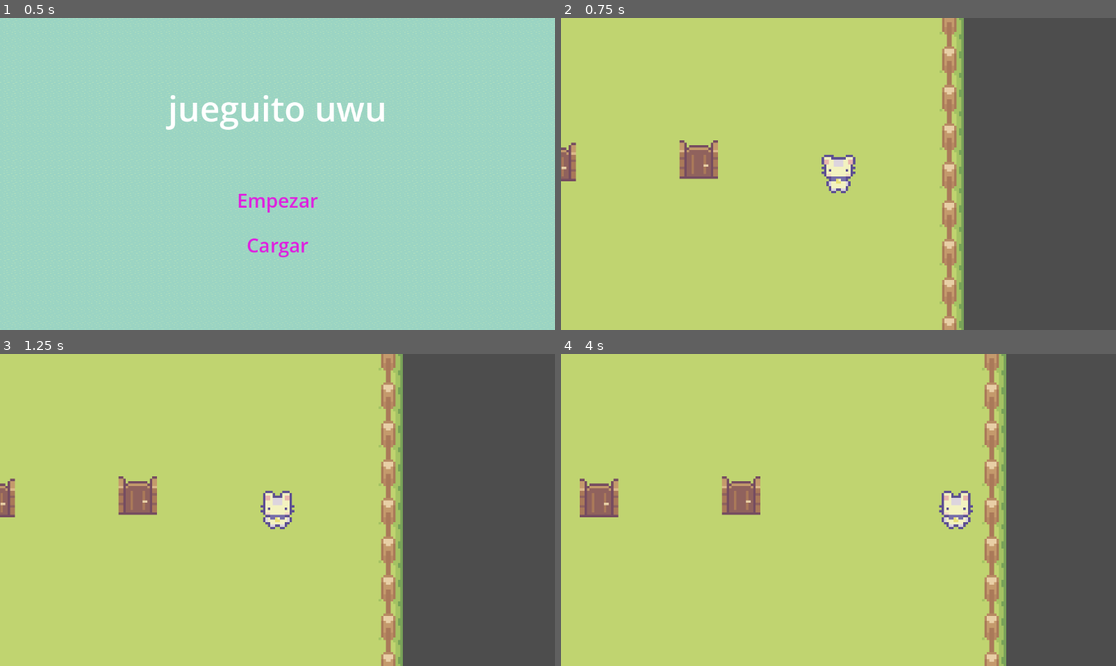
Above: before the commit, frames 1-4 (two rows, left to right).
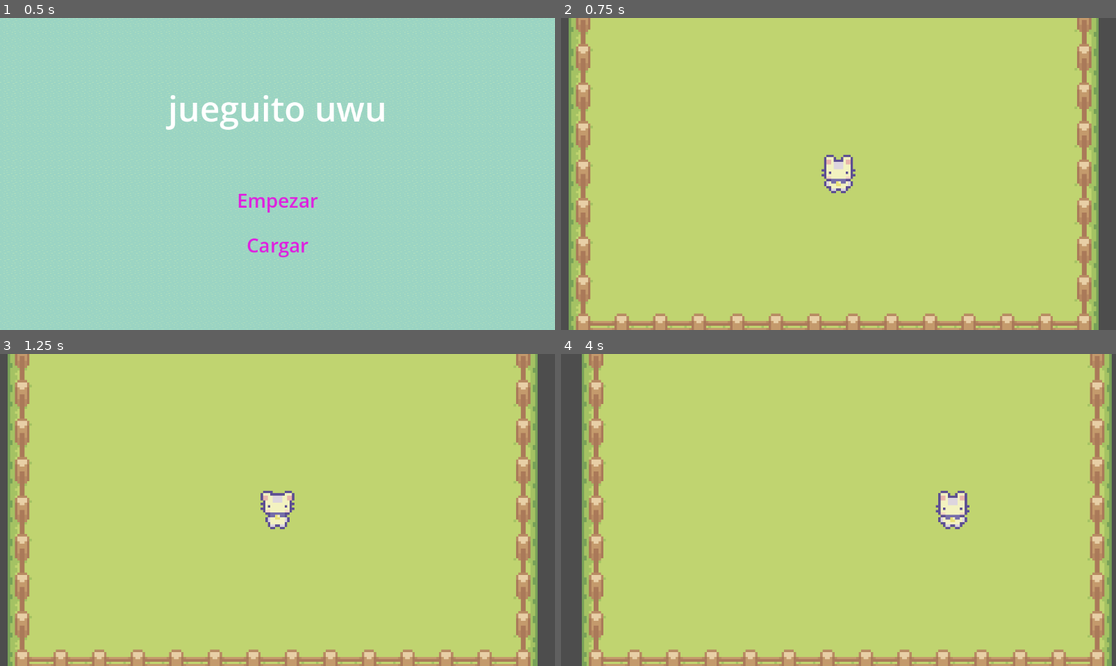
Above: after the commit, the same moments.

Repository: makiniqa/conocimiento-absurdo
Game: Godot game, scene res://Scenes/game.tscn
Same seed, same stepped clock (60 frames per second), same inputs: the game is played once before the commit and once after it.
Inputs (mouse positions are in pixels of both pictures, inside the frame that each line leads up to):
- Up to frame 1 (0.5 s): no input
- Up to frame 2 (0.75 s): click "Empezar" at 0.5 s
- Up to frame 3 (1.25 s): no input
- Up to frame 4 (4 s): tap Enter (ui_accept) at 1.25, 1.52, 2.27, 3.77 s; move the mouse to (699, 494) at 1.27 s; hold Right (right) 1.28-2.78 s; click (699, 494) at 1.42 s; move the mouse to (727, 525) at 2.02 s; click (727, 525) at 2.17 s; move the mouse to (894, 441) at 2.77 s; hold Left (left) 2.78-3.53 s; click (894, 441) at 2.92 s; move the mouse to (771, 497) at 3.52 s; hold Right (right) from 3.53 s (still down); click (771, 497) at 3.67 s

Frame 1 is identical in both runs. In frame 2, 36% of the frame differs, in the area x 0-97%, y 0-100%; in frame 3, 36%; in frame 4, 33%.

Commit message:
cajita de dialogo :3

Diff:
--- /dev/null
+++ b/Scenes/dialogue_box.tscn
@@ -0,0 +1,57 @@
+[gd_scene format=3 uid="uid://caxpriv3c766y"]
+
+[ext_resource type="Script" uid="uid://ctvm58p6t1fdh" path="res://Scripts/dialogue_box.gd" id="1_hygrc"]
+
+[sub_resource type="LabelSettings" id="LabelSettings_vo4xn"]
+font_size = 26
+outline_size = 10
+outline_color = Color(0, 0, 0, 1)
+
+[sub_resource type="Gradient" id="Gradient_vo4xn"]
+colors = PackedColorArray(1, 0, 0, 1, 1, 0, 1, 1)
+
+[sub_resource type="GradientTexture2D" id="GradientTexture2D_hygrc"]
+gradient = SubResource("Gradient_vo4xn")
+fill = 1
+fill_from = Vector2(0.5, 0.5)
+
+[node name="DialogueBox" type="Control" unique_id=380382360]
+layout_mode = 3
+anchors_preset = 15
+anchor_right = 1.0
+anchor_bottom = 1.0
+grow_horizontal = 2
+grow_vertical = 2
+script = ExtResource("1_hygrc")
+
+[node name="CanvasLayer" type="CanvasLayer" parent="." unique_id=254495001]
+
+[node name="Label" type="Label" parent="CanvasLayer" unique_id=764095002]
+anchors_preset = -1
+anchor_left = 0.5
+anchor_top = 0.98
+anchor_right = 0.5
+anchor_bottom = 0.98
+offset_left = -199.0
+offset_top = -36.0
+offset_right = 199.0
+grow_horizontal = 2
+grow_vertical = 0
+text = "Hola mundo asjfhlasjhdghjkadh"
+label_settings = SubResource("LabelSettings_vo4xn")
+horizontal_alignment = 1
+vertical_alignment = 1
+
+[node name="TextureRect" type="TextureRect" parent="CanvasLayer/Label" unique_id=866921332]
+z_index = -1
+layout_mode = 1
+anchors_preset = -1
+anchor_left = -0.1
+anchor_top = -0.1
+anchor_right = 1.1
+anchor_bottom = 1.1
+grow_horizontal = 2
+grow_vertical = 2
+texture = SubResource("GradientTexture2D_hygrc")
+
+[node name="AudioStreamPlayer" type="AudioStreamPlayer" parent="." unique_id=1694669748]
--- a/Scenes/game.tscn
+++ b/Scenes/game.tscn
@@ -2,7 +2,6 @@
 
 [ext_resource type="Script" uid="uid://dqgf0ighix6qv" path="res://Scripts/game.gd" id="1_wrm1d"]
 [ext_resource type="PackedScene" uid="uid://b23sfylso5pfr" path="res://Scenes/level_loader.tscn" id="2_3dryh"]
-[ext_resource type="PackedScene" uid="uid://2fpcu6o3qcp0" path="res://Scenes/player.tscn" id="2_qxrlw"]
 
 [node name="Game" type="Node2D" unique_id=1528083587]
 script = ExtResource("1_wrm1d")
@@ -11,10 +10,6 @@
 offset_right = 40.0
 offset_bottom = 40.0
 
-[node name="Player" parent="." unique_id=1915309905 instance=ExtResource("2_qxrlw")]
-z_index = 1
-position = Vector2(10, 6)
-
 [node name="Level_Loader" parent="." unique_id=2094152714 instance=ExtResource("2_3dryh")]
 
 [connection signal="level_changed" from="Level_Loader" to="." method="_on_level_loader_level_changed"]
--- a/Scenes/nivel_1.tscn
+++ b/Scenes/nivel_1.tscn
@@ -3,8 +3,9 @@
 [ext_resource type="Texture2D" uid="uid://b6gmfyj42sr50" path="res://Tilesets/Grass.png" id="1_3givb"]
 [ext_resource type="Script" uid="uid://cqm34cjwc1lyy" path="res://Scripts/nivel_1.gd" id="1_epurl"]
 [ext_resource type="Texture2D" uid="uid://djft675k12co7" path="res://Tilesets/Fences.png" id="2_ecx5m"]
-[ext_resource type="PackedScene" uid="uid://by0novrk3eljo" path="res://Scenes/door.tscn" id="3_ecx5m"]
-[ext_resource type="PackedScene" uid="uid://cy6irfu2xpx63" path="res://Scenes/animated_gate.tscn" id="5_hwnlj"]
+[ext_resource type="PackedScene" uid="uid://bmkil8moafb8q" path="res://Scenes/animated_gate.tscn" id="5_hwnlj"]
+[ext_resource type="PackedScene" uid="uid://2fpcu6o3qcp0" path="res://Scenes/player.tscn" id="5_jmhww"]
+[ext_resource type="PackedScene" uid="uid://caxpriv3c766y" path="res://Scenes/dialogue_box.tscn" id="6_jmhww"]
 
 [sub_resource type="TileSetAtlasSource" id="TileSetAtlasSource_820xk"]
 texture = ExtResource("1_3givb")
@@ -431,41 +432,6 @@
 physics_layer_0/collision_layer = 1
 sources/0 = SubResource("TileSetAtlasSource_l2piy")
 
-[sub_resource type="Animation" id="Animation_jmhww"]
-tracks/0/type = "value"
-tracks/0/imported = false
-tracks/0/enabled = true
-tracks/0/path = NodePath(".:frame")
-tracks/0/interp = 1
-tracks/0/loop_wrap = true
-tracks/0/keys = {
-"times": PackedFloat32Array(0, 0.25, 0.26666668, 0.5, 0.75),
-"transitions": PackedFloat32Array(1, 1, 1, 1, 1),
-"update": 1,
-"values": [1, 1, 3, 2, 0]
-}
-
-[sub_resource type="Animation" id="Animation_22i05"]
-resource_name = "open"
-tracks/0/type = "value"
-tracks/0/imported = false
-tracks/0/enabled = true
-tracks/0/path = NodePath(".:frame")
-tracks/0/interp = 1
-tracks/0/loop_wrap = true
-tracks/0/keys = {
-"times": PackedFloat32Array(0, 0.25, 0.5, 0.75),
-"transitions": PackedFloat32Array(1, 1, 1, 1),
-"update": 1,
-"values": [1, 3, 2, 0]
-}
-
-[sub_resource type="AnimationLibrary" id="AnimationLibrary_kyajb"]
-_data = {
-&"RESET": SubResource("Animation_jmhww"),
-&"open": SubResource("Animation_22i05")
-}
-
 [node name="Nivel1" type="Node2D" unique_id=1398036209]
 script = ExtResource("1_epurl")
 
@@ -477,16 +443,16 @@
 tile_map_data = PackedByteArray("AAD2//v/AAABAAAAAAD2//z/AAAAAAEAAAD2//3/AAAAAAEAAAD2//7/AAAAAAEAAAD2////AAAAAAEAAAD2/w …(848 unchanged characters)…
 tile_set = SubResource("TileSet_3wii6")
 
-[node name="Door" parent="." unique_id=91538309 instance=ExtResource("3_ecx5m")]
-position = Vector2(-48, 0)
-frame = 1
+[node name="AnimatedGate" parent="." unique_id=2047117113 instance=ExtResource("5_hwnlj")]
+position = Vector2(-46, 0)
 active = true
 
-[node name="AnimationPlayer" type="AnimationPlayer" parent="Door" unique_id=114782114]
-libraries/ = SubResource("AnimationLibrary_kyajb")
-
-[node name="AnimatedGate" parent="." unique_id=2047117113 instance=ExtResource("5_hwnlj")]
-position = Vector2(-107, 1)
-active = true
-
-[connection signal="entered" from="Door" to="." method="_on_door_entered"]
+[node name="Player" parent="." unique_id=1915309905 instance=ExtResource("5_jmhww")]
+z_index = 1
+position = Vector2(-46, 119)
+
+[node name="DialogueBox" parent="." unique_id=380382360 instance=ExtResource("6_jmhww")]
+top_level = true
+z_index = 1
+
+[connection signal="entered" from="AnimatedGate" to="." method="_on_animated_gate_entered"]
--- /dev/null
+++ b/Scripts/dialogue_box.gd
@@ -0,0 +1,39 @@
+extends Control
+
+var t0: float = 0
+var t1: float = 0
+var displayTime: float = 0
+var displayText: String = ""
+var currentText: String = ""
+var textIndex := 0
+var shouldDisplay := false
+var charsPerSecond := 0.0
+
+signal newCharInText
+
+func _ready():
+	$CanvasLayer.visible = false
+
+func display_text(text:String, time:float):
+	shouldDisplay = not text.is_empty() and time > 0.0
+	displayTime = time
+	displayText = text
+	currentText = ""
+	textIndex = 0
+	charsPerSecond = text.length() / (time * 0.5)
+	t0 = Time.get_ticks_msec()*1.0e-3
+	$CanvasLayer.visible = true
+	$CanvasLayer/Label.text = currentText
+
+func _process(_delta: float) -> void:
+	if shouldDisplay:
+		t1 = Time.get_ticks_msec()*1.0e-3
+		var delta = t1-t0
+		if delta >= textIndex/charsPerSecond and currentText != displayText:
+			textIndex += 1
+			currentText = displayText.substr(0,textIndex)
+			$CanvasLayer/Label.text = currentText
+			newCharInText.emit()
+		if (delta > displayTime):
+			shouldDisplay = false
+			$CanvasLayer.visible = false
--- a/Scripts/door.gd
+++ b/Scripts/door.gd
@@ -30,7 +30,6 @@
 	pass
 
 func open():
-	isOpen = true
 	if animationPlayer != null:
 		animationPlayer.play("open")
 	pass
@@ -52,6 +51,6 @@
 func _on_area_2d_body_exited(body: Node2D) -> void:
 	isInsideInteractRadius = false
 
-
 func _on_animation_player_animation_finished(anim_name: StringName) -> void:
 	$StaticBody2D/CollisionShape2D.set_deferred("disabled", true)
+	isOpen = true
--- a/Scripts/game.gd
+++ b/Scripts/game.gd
@@ -1,16 +1,4 @@
 extends Node2D
-
-func _ready():
-	$Player/Camera2D.enabled = false
-
-
-func _on_level_loader_menu_enter() -> void:
-	$Player/Camera2D.enabled = false
-	$Player.visible = false
-
-func _on_level_loader_menu_exit() -> void:
-	$Player/Camera2D.enabled = true
-	$Player.visible = true
 
 func _on_level_loader_level_changed() -> void:
 	print("cambio de nivel :3")
--- a/Scripts/nivel_1.gd
+++ b/Scripts/nivel_1.gd
@@ -1,7 +1,16 @@
 extends Level
 
-func _on_door_entered(where: Door) -> void:
-	print("Salisteee :3333")
-	change_level = true
-	next_level = 0
-	#get_tree().quit()
+var door_entered := false
+var time_door_entered: int
+
+func _on_animated_gate_entered(where: Door) -> void:
+	if not door_entered:
+		door_entered = true
+		$DialogueBox.display_text("*salis por la puerta uwu*", 2.0)
+		time_door_entered = Time.get_ticks_msec()
+
+
+func _process(_delta: float) -> void:
+	if door_entered and Time.get_ticks_msec() - time_door_entered >= 2000:
+		change_level = true
+		next_level = 0
Not shown: 1 places in Scenes/animated_gate.tscn that only renumber resources
Not shown, added: Scripts/dialogue_box.gd.uid
